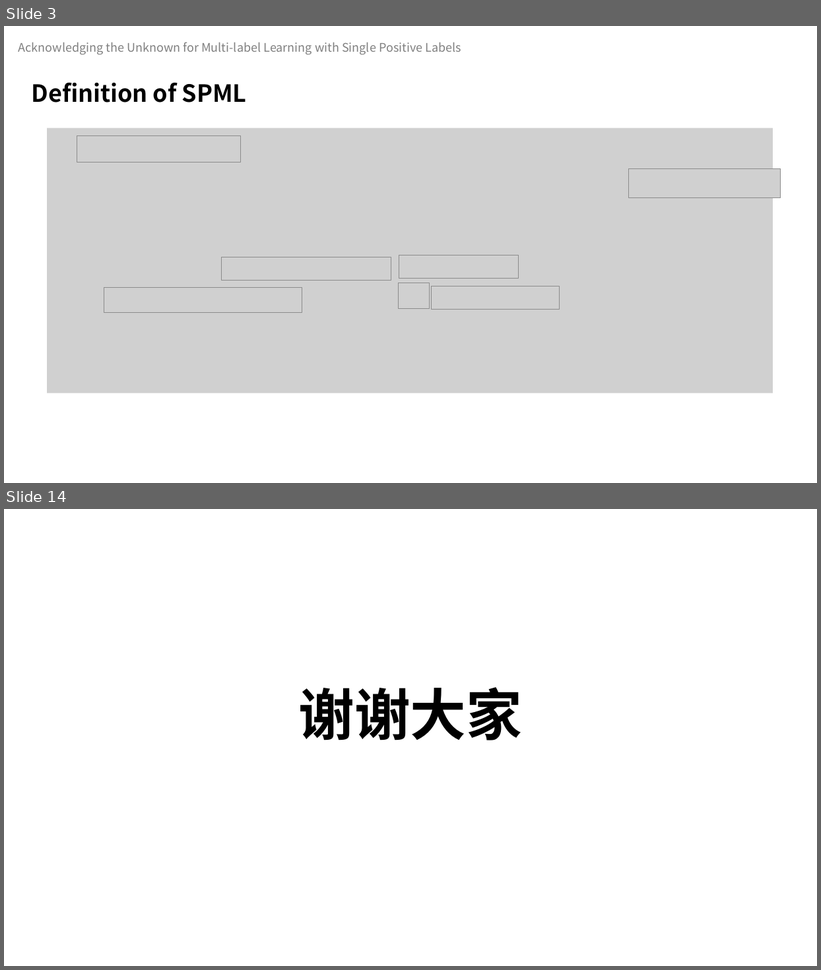
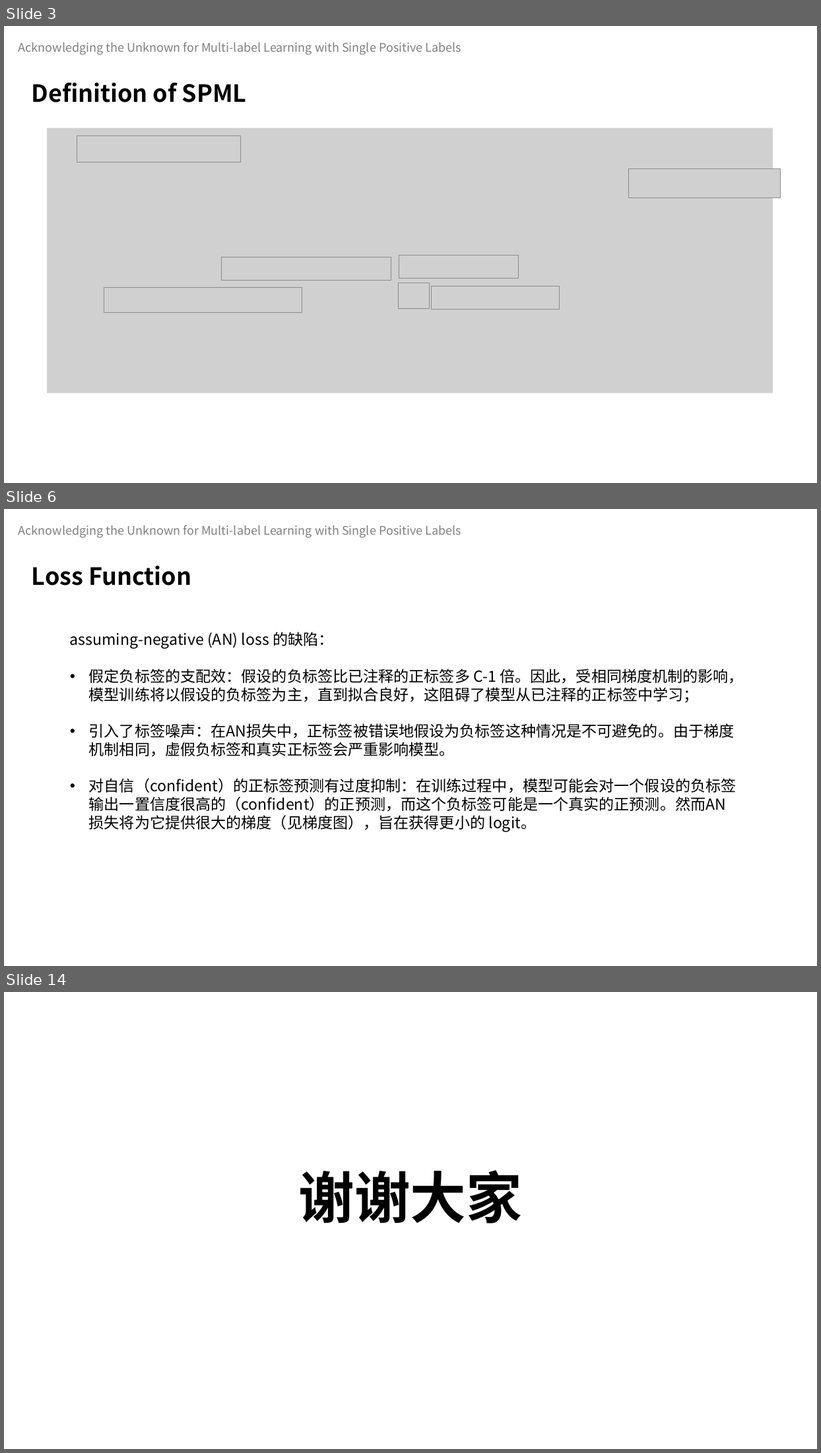
Before and after one commit to celeste-lingshi/Celeste, a slide deck: 汇报/23.4.28组会 项桂巳雨.pptx. Shown one above the other, each under a label of ours: slides 3 and 14 before the commit, slides 3, 6 and 14 after it; the slides between them are not shown. The pictures are 821x970 and 821x1453 pixels, drawn with LibreOffice and Linux fonts; fonts in the diff are those of the drawing; grey boxes stand for pictures. Boxes give left, top, right and bottom in pixels: in the first picture for what was removed or moved away, otherwise in the second. Text is boxed around its words. In the diff, an @@ line names an element or a change of style, - is before the commit and + after.

```diff
--- a/汇报/23.4.28组会 项桂巳雨.pptx
+++ b/汇报/23.4.28组会 项桂巳雨.pptx
@@ slide 6 added at box(4, 509, 817, 966), background #FFFFFF @@
@@ text added at box(19, 525, 461, 538), 14 pt, text #808080 @@
+Acknowledging the Unknown for Multi-label Learning with Single Positive Labels
@@ text added at box(32, 566, 191, 586), 28 pt, text #000000, bold @@
+Loss Function
@@ text added at box(70, 632, 744, 832), 18 pt, text #000000 @@
+assuming-negative (AN) loss 的缺陷：
+• 假定负标签的支配效：假设的负标签比已注释的正标签多 C-1 倍。因此，受相同梯度机制的影响，模型训练将以假设的负标签为主，直到拟合良好，这阻碍了模型从已注释的正标签中学习；
+• 引入了标签噪声：在AN损失中，正标签被错误地假设为负标签这种情况是不可避免的。由于梯度机制相同，虚假负标签和真实正标签会严重影响模型。
+• 对自信（confident）的正标签预测有过度抑制：在训练过程中，模型可能会对一个假设的负标签输出一置信度很高的（confident）的正预测，而这个负标签可能是一个真实的正预测。然而AN 损失将为它提供很大的梯度（见梯度图），旨在获得更小的 logit。
```
Also in this commit, not shown: 4 slides changed, 5 other slides added, 6 slides removed, 2 other files.
